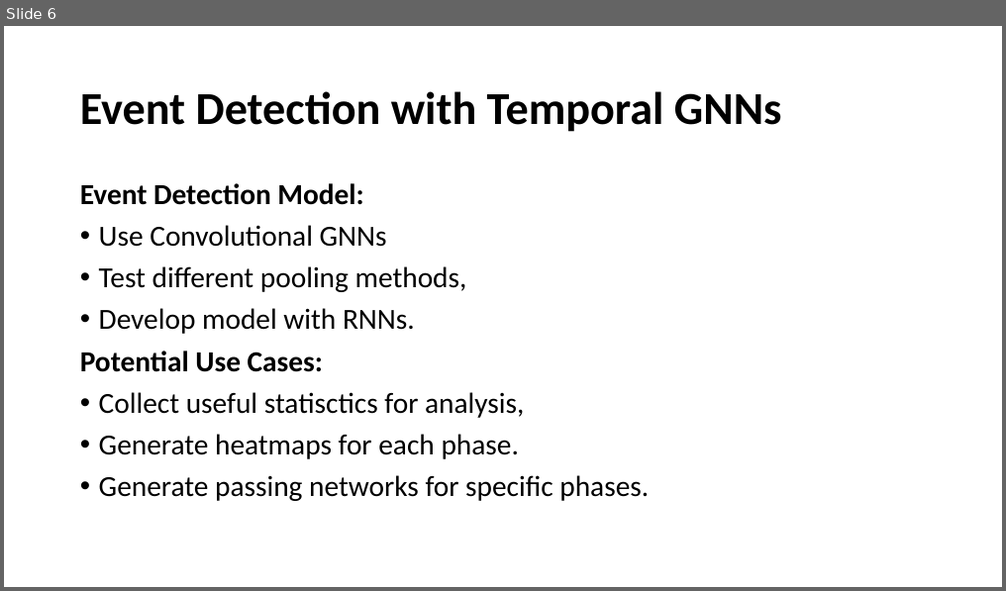
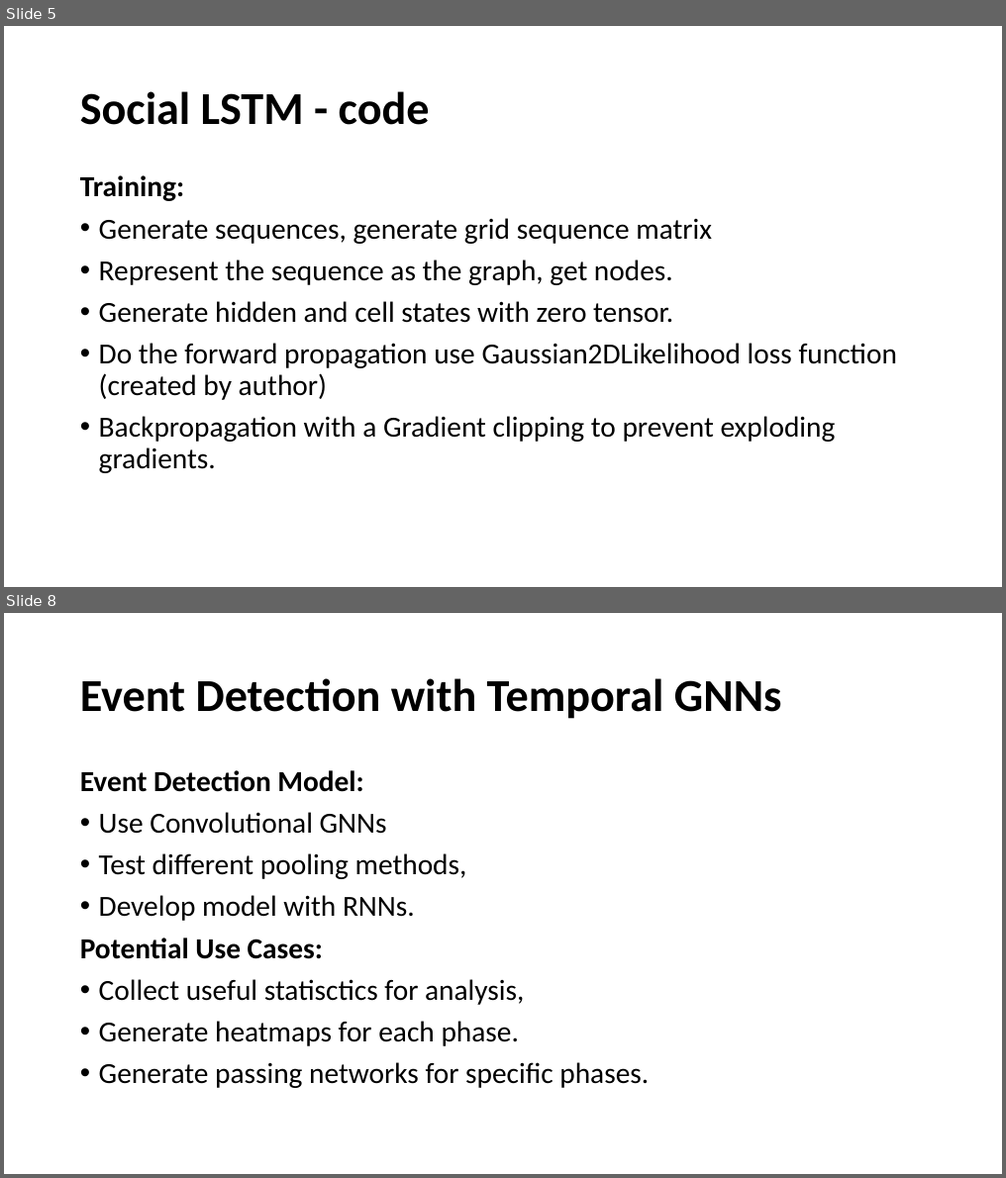
Before and after one commit to Ziolo1999/GNNsFootballEventSpotting, a slide deck: Articles/topic_ideas.pptx. Shown one above the other, each under a label of ours: slide 6 before the commit, slides 5 and 8 after it; the slides between them are not shown. The pictures are 1006x591 and 1006x1178 pixels, drawn with LibreOffice and Linux fonts; fonts in the diff are those of the drawing. Boxes give left, top, right and bottom in pixels: in the first picture for what was removed or moved away, otherwise in the second. Text is boxed around its words. In the diff, an @@ line names an element or a change of style, - is before the commit and + after.

```diff
--- a/Articles/topic_ideas.pptx
+++ b/Articles/topic_ideas.pptx
@@ slide 5 added at (4, 26, 1002, 587), background #FFFFFF @@
@@ title added at (80, 91, 430, 125), 44 pt, text #000000, bold @@
+Social LSTM - code
@@ text added at (80, 175, 897, 473), 28 pt, text #000000 @@
+Training:
+• Generate sequences, generate grid sequence matrix
+• Represent the sequence as the graph, get nodes.
+• Generate hidden and cell states with zero tensor.
+• Do the forward propagation use Gaussian2DLikelihood loss function (created by author)
+• Backpropagation with a Gradient clipping to prevent exploding gradients.
@@ what was slide 6 is now slide 8 @@
```
Also in this commit, not shown: 2 slides changed, 6 other slides added.
